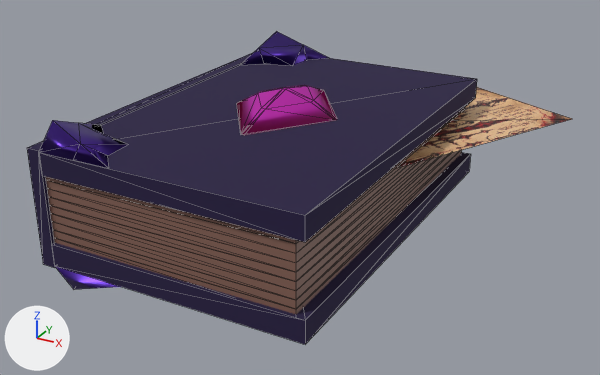
Renders of the glTF model assets/3d model/grimorio.glb from each side of a commit.
Rendered twice from a 50 mm lens placed at (1.95, -3.4, 1.52), pointed at (0.04, 0.07, -0.22). Arrows for +X, +Y and +Z are at lower left; the lights stay in place. The picture after the commit comes second. Mesh edges are drawn as thin lines. Where no turn or scale is listed for an object, it has been applied to the vertices. Vertices at exactly the same position are counted once.
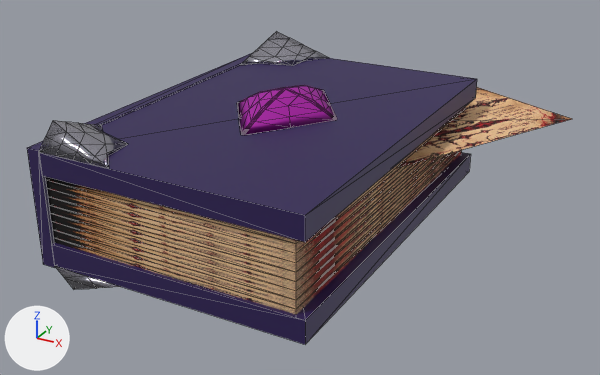
Edits to the scene script, one JSON object a line:
```json
{"op": "remove", "block": "mat_gema", "code": "mat_gema.emission_color = (0.0602, 0.00154, 0.00865)  # dark red #450517"}
{"op": "remove", "block": "mat_gema", "code": "mat_gema.emission_strength = 1.0"}
{"op": "set", "path": "mat_grimório_detalhes.base_color", "old": "(0.0807, 0.0297, 0.328)", "new": "(0.461, 0.452, 0.523)", "note": "purple #50309b -> light grey #b5b3bf"}
{"op": "remove", "block": "mat_papers", "code": "mat_papers.base_color = (0.233, 0.118, 0.0891)  # brown #856054"}
{"op": "add", "block": "mat_papers", "code": "mat_papers.texture = img_pergaminho_oculto_do_bobo_carmesim"}
{"op": "set", "path": "mat_papers.roughness", "old": "0.5", "new": "1.0"}
{"op": "set", "path": "mat_capa_grimório.roughness", "old": "0.95", "new": "0.514"}
{"op": "add", "block": "mat_pagina_grimório", "code": ["mat_pagina_grimório = bpy.data.materials.new('pagina grimório')", "# uses the picture img_pergaminho_oculto_do_bobo_carmesim"]}
{"block": "me_cone_001", "where": "# used by ob_cone_001; location = (0.0, 0.0, 0.273)"}
{"op": "remove", "block": "me_cone_001", "code": "me_cone_001.from_pydata(...)  # 20 vertices, 36 faces; spans x -0.279..0.279, y -0.395..0.395, z -0.06..0.055"}
{"op": "add", "block": "me_cone_001", "code": "me_cone_001.from_pydata(...)  # 69 vertices, 134 faces; spans x -0.279..0.279, y -0.395..0.395, z -0.06..0.055"}
{"block": "me_cone_001", "change": "me_cone_001 part 1"}
{"block": "me_cone_001", "change": "36 faces are deleted"}
{"block": "me_cone_001", "change": "44 vertices are added at x -0.214..0.214, y -0.395..0.395, z -0.06..0.055"}
{"block": "me_cone_001", "change": "5 new vertices lie (0.0, -0.012, 0.0) away from vertices in x -0.279..0.279, y 0.012, z -0.06..0.055"}
{"block": "me_cone_001", "change": "134 new faces join them"}
{"block": "me_cone_002", "where": "# used by ob_cone_002; location = (-0.457, 0.766, 0.258)"}
{"op": "remove", "block": "me_cone_002", "code": "me_cone_002.from_pydata(...)  # 34 vertices, 52 faces; spans x -0.2..0.19, y -1.77..0.23, z -0.74..0.09"}
{"op": "add", "block": "me_cone_002", "code": "me_cone_002.from_pydata(...)  # 112 vertices, 208 faces; spans x -0.2..0.19, y -1.77..0.23, z -0.74..0.09"}
{"block": "me_cone_002", "change": "me_cone_002 part 2"}
{"block": "me_cone_002", "change": "44 faces are deleted"}
{"block": "me_cone_002", "change": "66 vertices are added at x -0.2..0.15, y -1.77..0.23, z -0.05..0.06"}
{"block": "me_cone_002", "change": "176 new faces join them"}
{"block": "me_cone_002", "change": "me_cone_002 part 3"}
{"block": "me_cone_002", "change": "8 faces are deleted"}
{"block": "me_cone_002", "change": "7 vertices are added at x -0.17..0.02, y -1.77..0.23, z -0.67..-0.6"}
{"block": "me_cone_002", "change": "5 new vertices lie (0.0, 0.2, 0.0) away from vertices in x -0.2..0.0, y -1.77..0.01, z -0.67..-0.6"}
{"block": "me_cone_002", "change": "32 new faces join them"}
{"block": "me_plane", "where": "me_plane.from_pydata(...)  # 4 vertices, 2 faces; spans x -0.73..0.73, y -0.85..0.85, z 0.0"}
{"op": "remove", "block": "me_plane", "code": "me_plane.materials.append(mat_carta_paiaço)"}
{"op": "add", "block": "me_plane", "code": "me_plane.materials.append(mat_pagina_grimório)"}
```

Boxes [x1, y1, x2, y2] around the edits, measured in the pictures (600 x 375 px):
```json
{"object": "Cube.002", "change": "surface changed", "before": [27, 53, 477, 344], "after": [27, 53, 477, 344]}
{"object": "Cube", "change": "surface changed", "before": [46, 107, 465, 314], "after": [46, 107, 465, 314]}
{"object": "Cone.002", "change": "recoloured, reshaped", "before": [39, 31, 329, 289], "after": [39, 31, 329, 289]}
{"object": "Cone.001", "change": "recoloured, surface changed, reshaped", "before": [237, 86, 337, 135], "after": [237, 86, 337, 135]}
{"part": 2, "of": "me_cone_002", "change": "built on", "before": [39, 31, 329, 169], "after": [39, 31, 329, 169]}
{"part": 3, "of": "me_cone_002", "change": "reshaped", "before": [55, 266, 121, 289], "after": [55, 266, 121, 289]}
```
